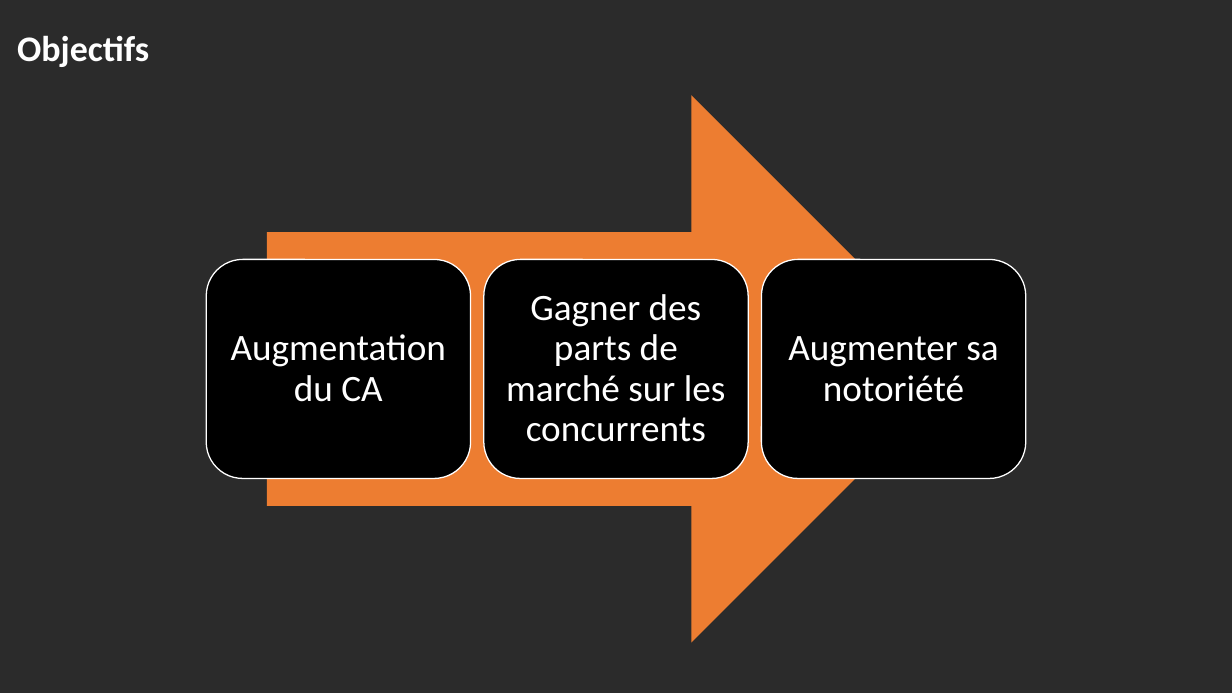
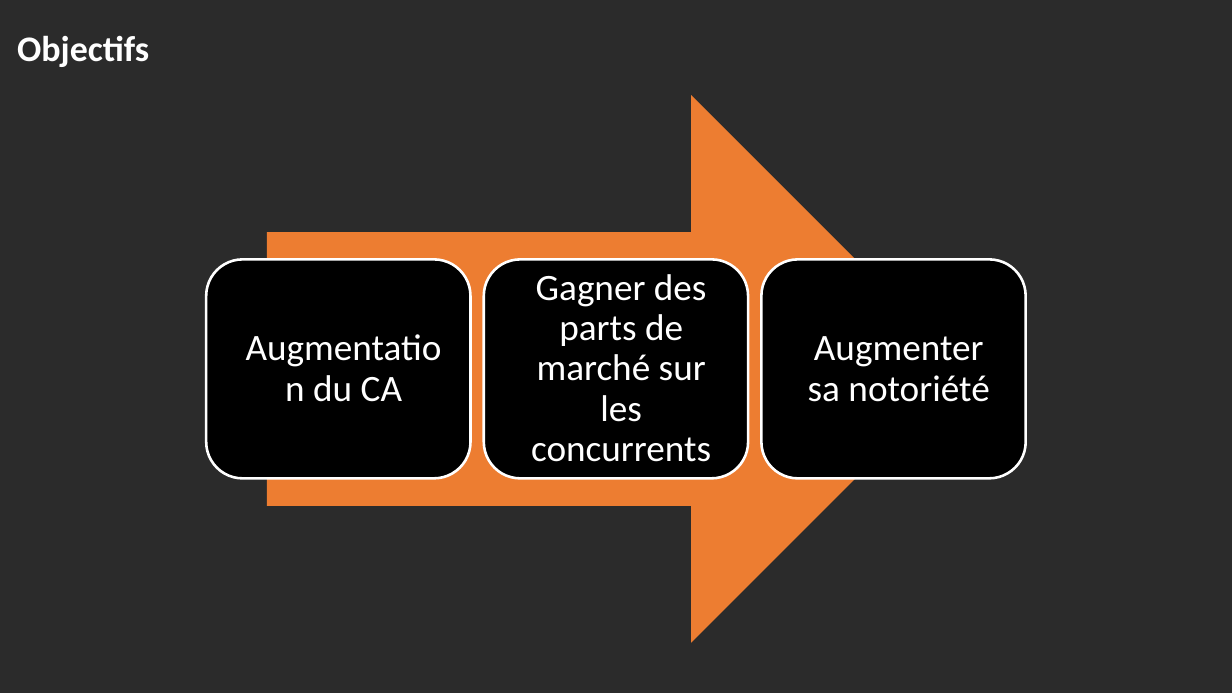
Before and after one commit to Sag64/PFR, a slide deck: slide 4 of Livrable1/Présentationpfr [Enregistrement automatique].pptx. Drawn at 1232x693 pixels with LibreOffice and Linux fonts; fonts in the diff are those of the drawing; background and template pictures are left out; a plain dark background stands for a picture behind light text. Boxes give left, top, right and bottom in pixels: in the first picture for what was removed or moved away, otherwise in the second. Text is boxed around its words. In the diff, an @@ line names an element or a change of style, - is before the commit and + after.

```diff
--- a/Livrable1/Présentationpfr [Enregistrement automatique].pptx
+++ b/Livrable1/Présentationpfr [Enregistrement automatique].pptx
@@ right arrow at (267,95,966,643): proportions changed @@
@@ rounded rectangle "Augmentation du CA": place and size @@
-rounded rectangle "Augmentation du CA" at (231,334,446,402)
+rounded rectangle "Augmentation du CA" at (206,260,470,479)
@@ rounded rectangle removed at (206,260,470,479) @@
@@ fill none to #000000; outline none to #FFFFFF 2 pt in 3 elements at (206,260,470,479), (762,260,1026,479), (484,260,749,479) @@
@@ rounded rectangle "Gagner des parts de marché ...": place and size @@
-rounded rectangle "Gagner des parts de marché ..." at (506,294,726,442)
+rounded rectangle "Gagner des parts de marché ..." at (484,260,749,479)
@@ rounded rectangle removed at (484,260,749,479) @@
@@ rounded rectangle "Augmenter sa notoriété": place and size @@
-rounded rectangle "Augmenter sa notoriété" at (788,336,998,402)
+rounded rectangle "Augmenter sa notoriété" at (762,260,1026,479)
@@ rounded rectangle removed at (762,260,1026,479) @@
```
Also in this commit, not shown: 7 other slides changed, 2 slides added.
